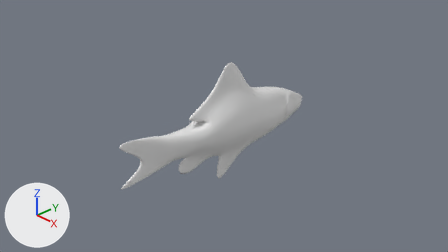
Before and after pictures for a commit that changed the Blender file Assets/RESOURCES/Models/Boga.blend.
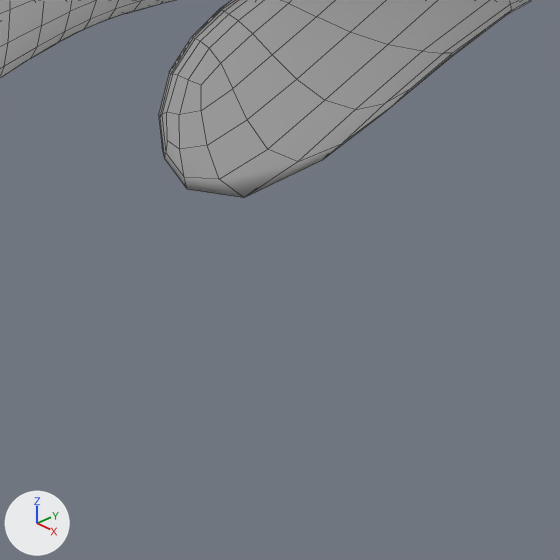
The first picture shows the older version from the file's camera 'Camera'. The close-ups show both versions on the part from 37% to 47% of the width and 63% to 80% of the height of that picture. The lights are fixed; the arrows at lower left show +X, +Y and +Z. The close-ups show mesh edges as thin lines.

Before the edit, the objects in view are built like this:
```python
me_cube = bpy.data.meshes.new('Cube')
me_cube.from_pydata(...)  # 110 vertices, 85 faces; spans x 0.0..0.64, y -2.35..2.21, z -1.33..1.31
me_cube.polygons.foreach_set('use_smooth', [True] * 85)
me_cube.materials.append(mat_material)  # white #e7e7e7
ob_cube = bpy.data.objects.new('Cube', me_cube)
ob_cube.location = (0.0, 0.0, 0.0)
ob_cube.scale = (0.614, 1.0, 1.0)
_m = ob_cube.modifiers.new('Mirror', 'MIRROR')
_m = ob_cube.modifiers.new('Subdivision', 'SUBSURF')
_m.levels = 2
_m.render_levels = 1
```
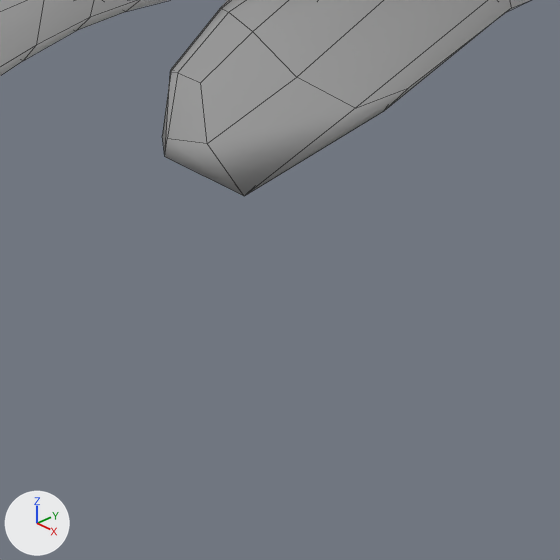
Boxes (x1, y1, x2, y2) around the edits, measured in the close-ups (560 x 560 px):
'Cube', moved, modifiers changed
    before: (0, 0, 532, 198)
    after: (0, 0, 530, 196)

Edits to the bpy script that builds the scene:
```text
Change ob_cube:
    ob_cube.location: (0.0, 0.0, 0.0) -> (0.0, 0.0, 0.003)
    where _m = ob_cube.modifiers.new('Subdivision', 'SUBSURF')
    remove _m.levels = 2
```
